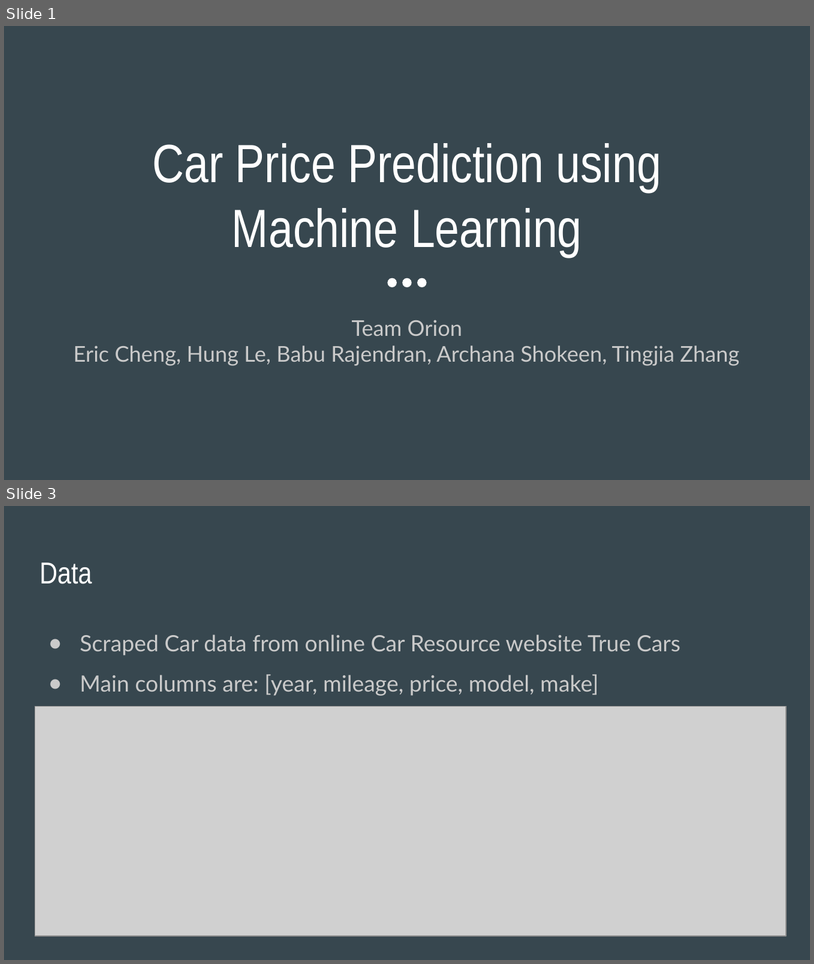
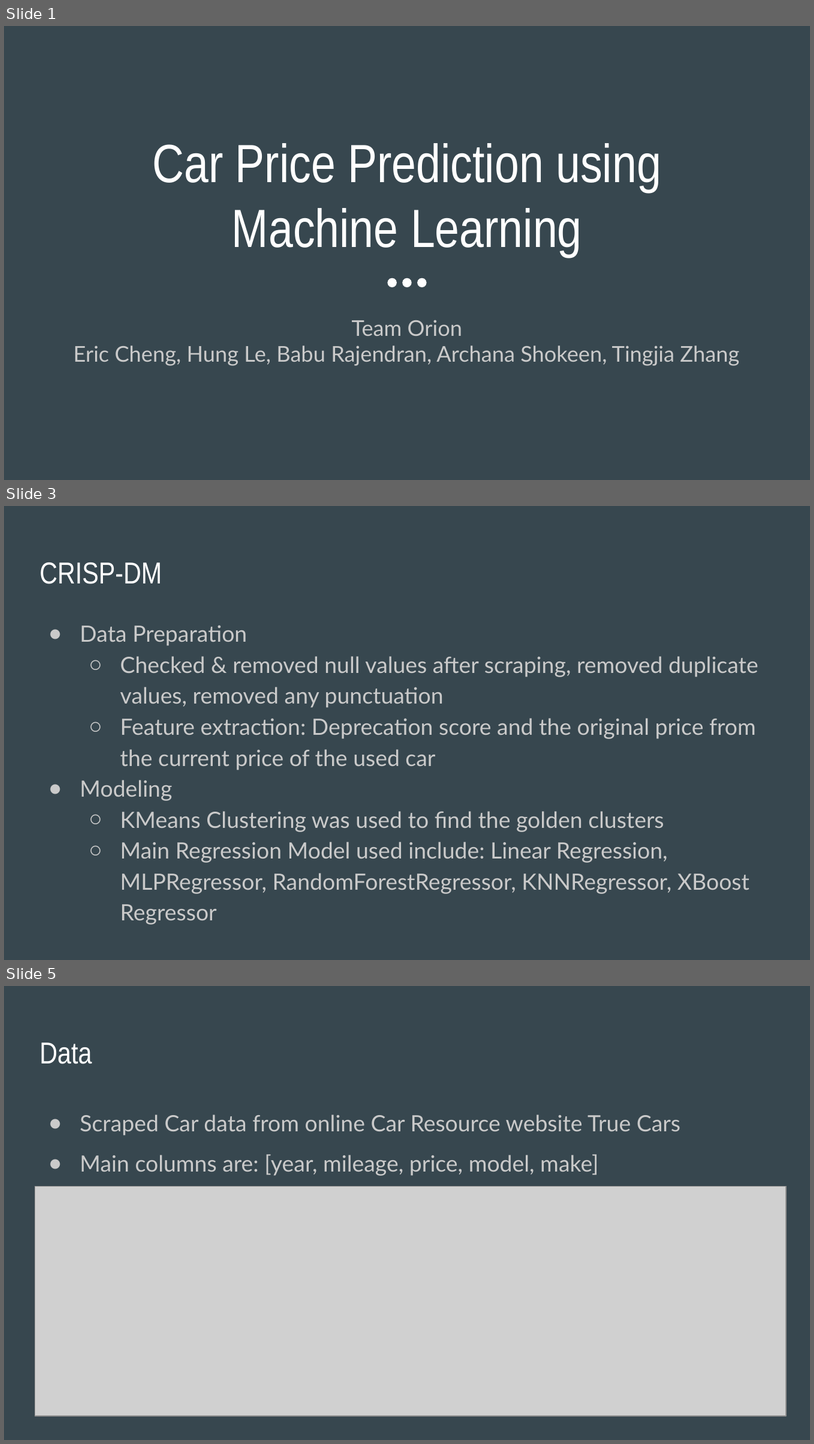
Before and after one commit to cmpe255-orion/car-price-prediction, a slide deck: documentation/Project Powerpoint.pptx. Shown one above the other, each under a label of ours: slides 1 and 3 before the commit, slides 1, 3 and 5 after it; the slides between them are not shown. The pictures are 814x964 and 814x1444 pixels, drawn with LibreOffice and Linux fonts; fonts in the diff are those of the drawing; grey boxes stand for pictures. Boxes give left, top, right and bottom in pixels: in the first picture for what was removed or moved away, otherwise in the second. Text is boxed around its words. In the diff, an @@ line names an element or a change of style, - is before the commit and + after.

```diff
--- a/documentation/Project Powerpoint.pptx
+++ b/documentation/Project Powerpoint.pptx
@@ slide 3 added at [4, 506, 810, 960], background #37474F @@
@@ title added at [39, 562, 162, 584], 27 pt, text #FFFFFF @@
+CRISP-DM
@@ text added at [80, 625, 759, 894], 20 pt, text #CACACA @@
+● Data Preparation
+  ○ Checked & removed null values after scraping, removed duplicate values, removed any punctuation
+  ○ Feature extraction: Deprecation score and the original price from the current price of the used car
+● Modeling
+  ○ KMeans Clustering was used to find the golden clusters
+  ○ Main Regression Model used include: Linear Regression, MLPRegressor, RandomForestRegressor, KNNRegressor, XBoost Regressor
@@ what was slide 3 is now slide 5 @@
```
Also in this commit, not shown: 2 other slides added, 1 slide removed, 1 other file.
